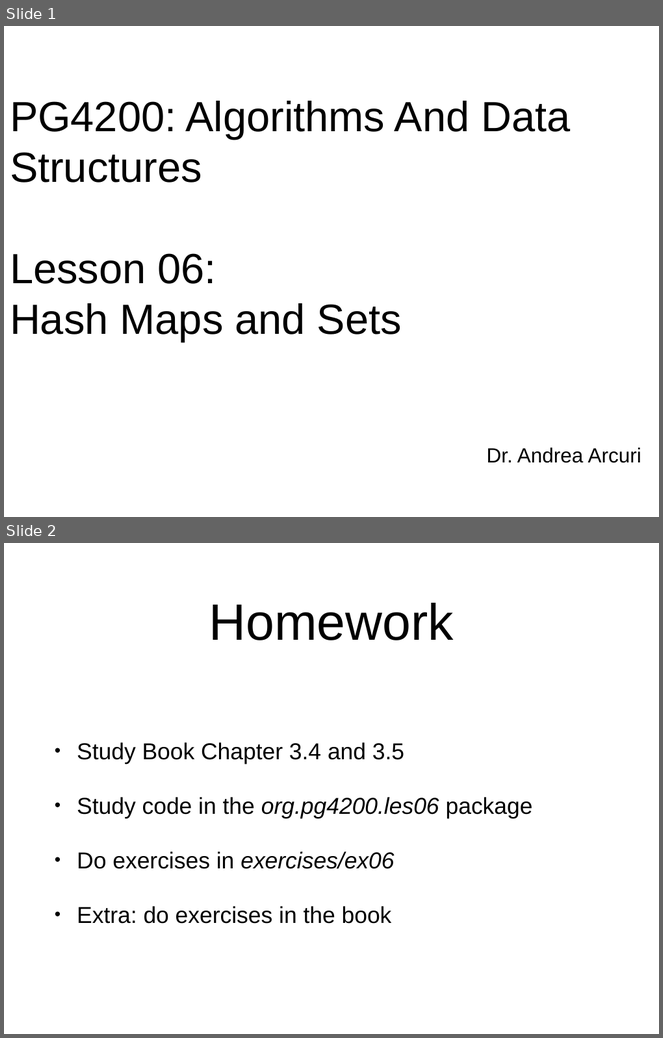
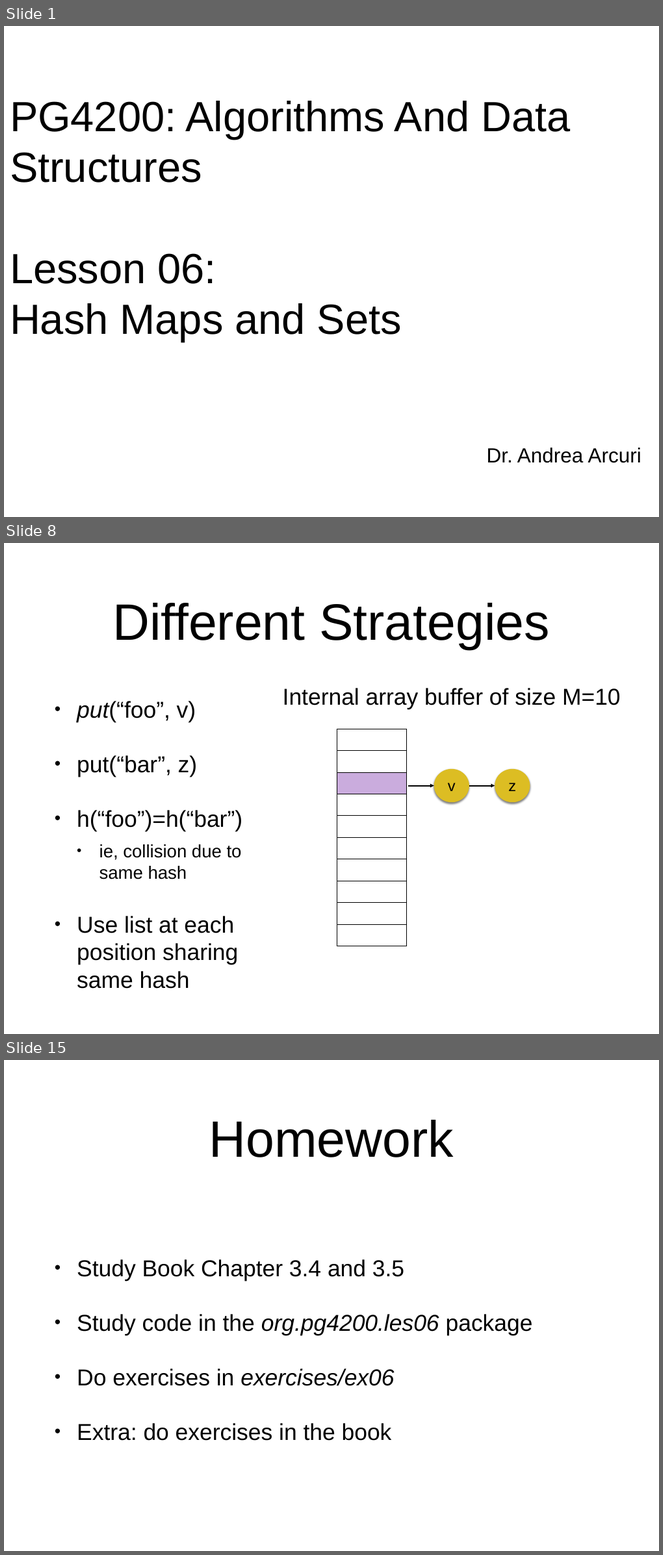
Before and after one commit to arcuri82/algorithms, a slide deck: docs/slides/06/06_hash_maps.pptx. Shown one above the other, each under a label of ours: slides 1 and 2 before the commit, slides 1, 8 and 15 after it; the slides between them are not shown. The pictures are 663x1038 and 663x1555 pixels, drawn with LibreOffice and Linux fonts; fonts in the diff are those of the drawing. Boxes give left, top, right and bottom in pixels: in the first picture for what was removed or moved away, otherwise in the second. Text is boxed around its words. In the diff, an @@ line names an element or a change of style, - is before the commit and + after.

```diff
--- a/docs/slides/06/06_hash_maps.pptx
+++ b/docs/slides/06/06_hash_maps.pptx
@@ slide 8 added at <box>4,543,659,1034</box>, background #FFFFFF @@
@@ title added at <box>113,603,549,650</box>, 80 pt, text #000000 @@
+Different Strategies
@@ text added at <box>283,688,621,709</box>, 36 pt, text #000000 @@
+Internal array buffer of size M=10
@@ text added at <box>77,701,243,989</box>, 36 pt, text #000000 @@
+• put(“foo”, v)
+• put(“bar”, z)
+• h(“foo”)=h(“bar”)
+  • ie, collision due to same hash
+• Use list at each position sharing same hash
@@ table added at <box>337,729,407,960</box>, 10 rows, 1 columns @@
+
+
+
+
+
+
+
+
+
+
@@ ellipse added at <box>434,769,469,803</box>, fill #DCBD23, 24 pt, text #000000 @@
+v
@@ ellipse added at <box>495,769,530,803</box>, fill #DCBD23, 24 pt, text #000000 @@
+z
@@ arrow added from (408, 786) to (434, 786), #000000 2 pt @@
@@ arrow added from (469, 786) to (495, 786), #000000 2 pt @@
@@ what was slide 2 is now slide 15 @@
```
Also in this commit, not shown: 12 other slides added.
